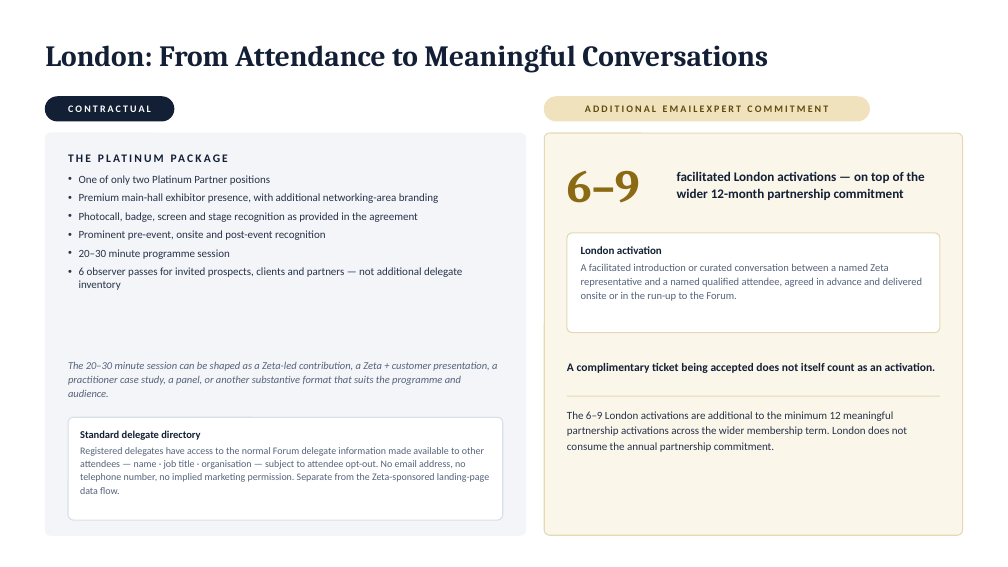
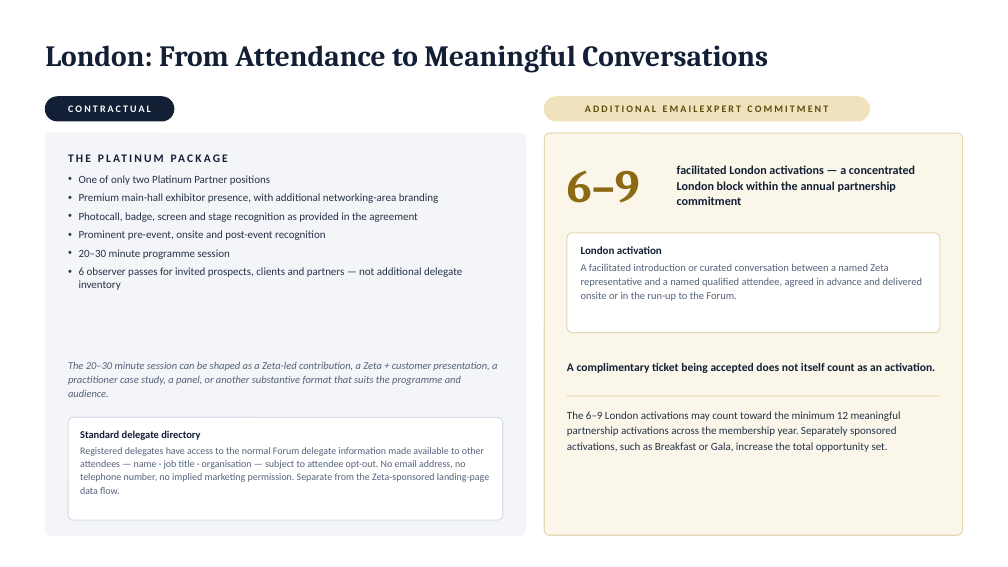
Before and after one commit to id12y/senders-theme, a slide deck: slide 5 of presentations/zeta-partnership/zeta-emailexpert-partnership-2026.pptx. Drawn at 1008x567 pixels with LibreOffice and Linux fonts; fonts in the diff are those of the drawing. Boxes give left, top, right and bottom in pixels: in the first picture for what was removed or moved away, otherwise in the second. Text is boxed around its words. In the diff, an @@ line names an element or a change of style, - is before the commit and + after.

```diff
--- a/presentations/zeta-partnership/zeta-emailexpert-partnership-2026.pptx
+++ b/presentations/zeta-partnership/zeta-emailexpert-partnership-2026.pptx
@@ text at box(677, 165, 915, 205): text changed; size 12.5 to 11.5 pt @@
-facilitated London activations — on top of the wider 12-month partnership commitment
+facilitated London activations — a concentrated London block within the annual partnership commitment
@@ text at box(567, 411, 901, 452): text changed @@
-The 6–9 London activations are additional to the minimum 12 meaningful partnership activations across the wider membership term. London does not consume the annual partnership commitment.
+The 6–9 London activations may count toward the minimum 12 meaningful partnership activations across the membership year. Separately sponsored activations, such as Breakfast or Gala, increase the total opportunity set.
```
Also in this commit, not shown: 2 other slides changed, 1 other file.
